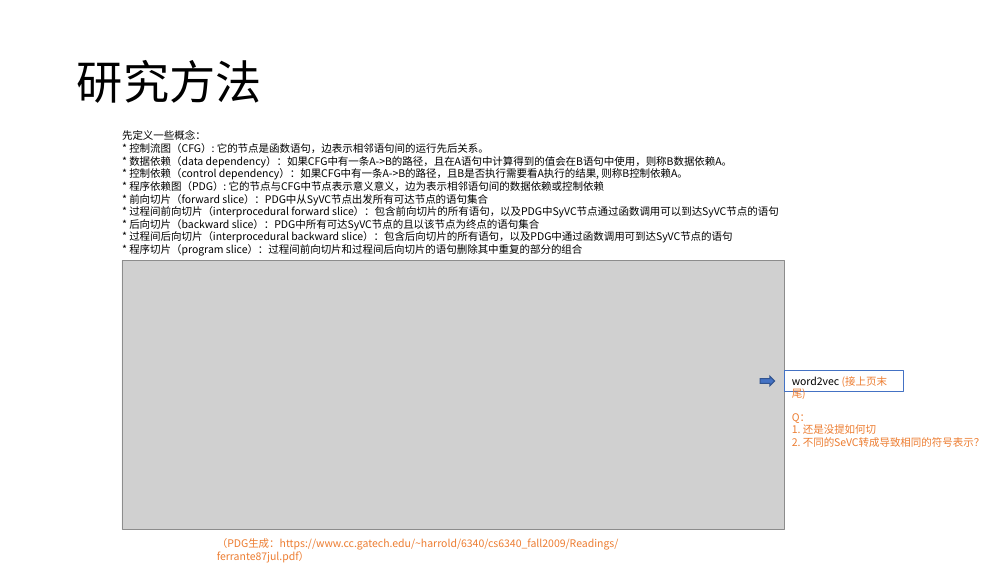
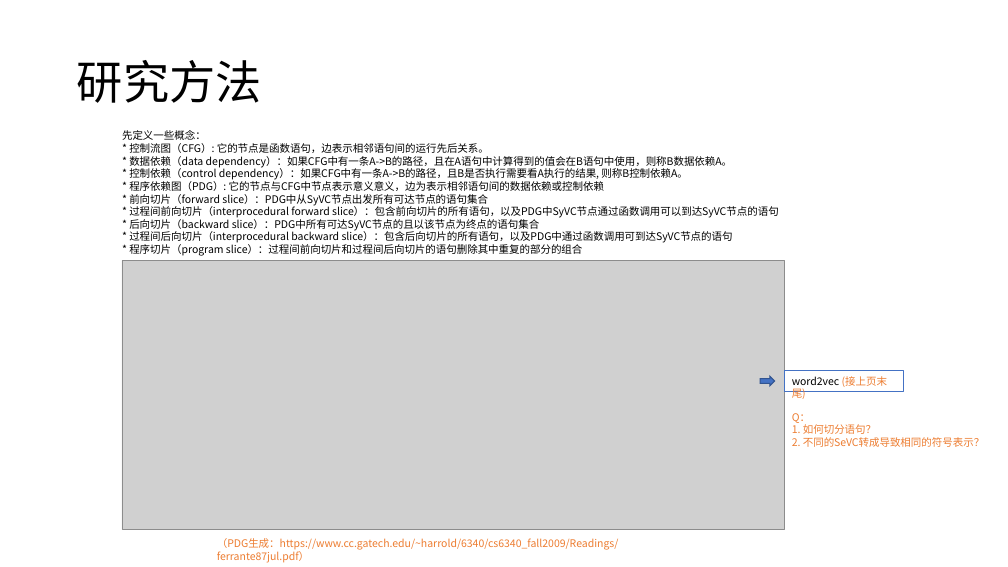
Before and after one commit to kevinva/paperReport, a slide deck: slide 14 of presentation/hezhi_vuldeepecker_sysevr.pptx. Drawn at 1008x567 pixels with LibreOffice and Linux fonts; fonts in the diff are those of the drawing; grey boxes stand for pictures. Boxes give left, top, right and bottom in pixels: in the first picture for what was removed or moved away, otherwise in the second. Text is boxed around its words. In the diff, an @@ line names an element or a change of style, - is before the commit and + after.

Commit message:
ppt update

```diff
--- a/presentation/hezhi_vuldeepecker_sysevr.pptx
+++ b/presentation/hezhi_vuldeepecker_sysevr.pptx
@@ text at (792,422,876,434): text changed @@
-1. 还是没提如何切
+1. 如何切分语句？
```
